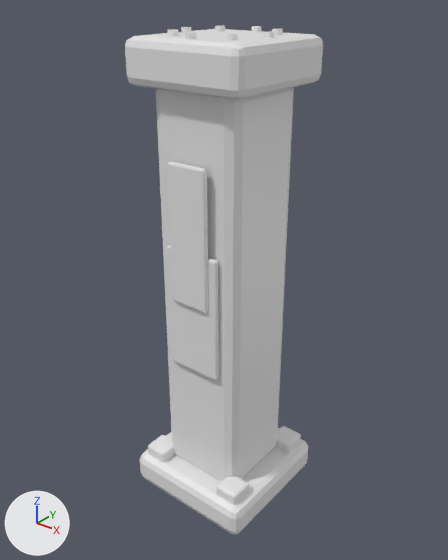
A saved change to the glTF model godot/assets/generated/industrial/dz_service_pillar.glb.
Both versions are drawn from a 50 mm camera at (1.74, -2.19, 2.6) aimed at (-0.02, 0.01, 1.24). Arrows for +X, +Y and +Z are at lower left; the lights stay in place. The picture after the commit comes second.

In view in the first picture: 'CapBolt_00', 'CapBolt_01', 'CapBolt_02', 'CapBolt_03', 'CapBolt_04', 'CapBolt_05', 'CapBolt_06', 'CapBolt_07', 'Foot_-0.25_-0.25', 'Foot_0.25_-0.25', 'Foot_0.25_0.25', 'PillarBase', 'PillarBody', 'PillarCap', 'ServicePanel', 'SignalStrip'.
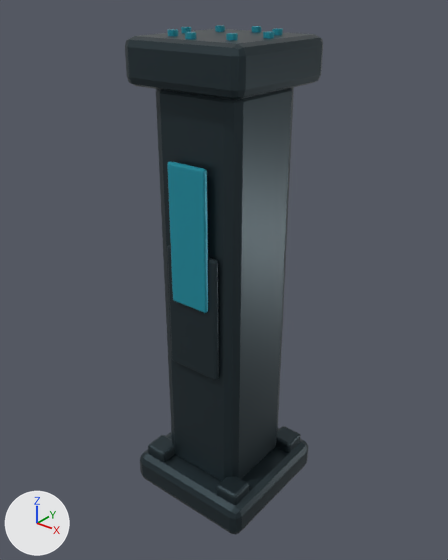
Changed parts and their boxes [x1, y1, x2, y2] in the pictures (448 x 560 px):
```json
{"object": "PillarBody", "change": "recoloured, surface changed", "before": [156, 87, 294, 481], "after": [156, 87, 294, 481], "on screen": "darker"}
{"object": "PillarCap", "change": "recoloured, surface changed", "before": [125, 29, 323, 100], "after": [125, 29, 323, 100], "on screen": "darker"}
{"object": "PillarBase", "change": "recoloured, surface changed", "before": [140, 428, 308, 535], "after": [140, 428, 308, 535], "on screen": "darker"}
{"object": "SignalStrip", "change": "recoloured", "before": [167, 161, 208, 313], "after": [167, 161, 208, 313], "on screen": "white to cyan"}
{"object": "ServicePanel", "change": "recoloured, surface changed", "before": [167, 245, 219, 380], "after": [167, 245, 219, 380], "on screen": "white to dark blue"}
{"object": "Foot_0.25_-0.25", "change": "recoloured, surface changed", "before": [216, 476, 249, 505], "after": [216, 476, 249, 505], "on screen": "white to dark blue"}
{"object": "Foot_-0.25_-0.25", "change": "recoloured, surface changed", "before": [148, 435, 175, 462], "after": [148, 435, 175, 462], "on screen": "darker"}
{"object": "Foot_0.25_0.25", "change": "recoloured, surface changed", "before": [275, 426, 301, 453], "after": [275, 426, 301, 453], "on screen": "white to dark blue"}
{"object": "CapBolt_07", "change": "recoloured", "before": [226, 33, 238, 40], "after": [226, 33, 238, 40]}
{"object": "CapBolt_06", "change": "recoloured", "before": [185, 32, 196, 39], "after": [185, 32, 196, 39]}
{"object": "CapBolt_00", "change": "recoloured", "before": [263, 32, 274, 38], "after": [263, 32, 274, 38]}
{"object": "CapBolt_05", "change": "recoloured", "before": [168, 29, 178, 36], "after": [168, 29, 178, 36]}
{"object": "CapBolt_03", "change": "recoloured", "before": [215, 26, 225, 32], "after": [215, 26, 225, 32]}
{"object": "CapBolt_01", "change": "recoloured", "before": [272, 29, 283, 35], "after": [272, 29, 283, 35]}
{"object": "CapBolt_04", "change": "recoloured", "before": [181, 27, 191, 33], "after": [181, 27, 191, 33]}
{"object": "CapBolt_02", "change": "recoloured", "before": [252, 26, 261, 32], "after": [252, 26, 261, 32]}
```

Edits to the scene script, one JSON object a line:
```json
{"op": "set", "path": "mat_dz_systemcyan.base_color", "old": "(0.8, 0.8, 0.8)", "new": "(0.015, 0.32, 0.42)", "note": "white #e7e7e7 -> cyan #2199ad"}
{"op": "set", "path": "mat_dz_darksteel.base_color", "old": "(0.8, 0.8, 0.8)", "new": "(0.035, 0.055, 0.065)", "note": "white #e7e7e7 -> dark blue #354248"}
{"op": "set", "path": "mat_dz_darksteel.metallic", "old": "0.0", "new": "0.72"}
```
